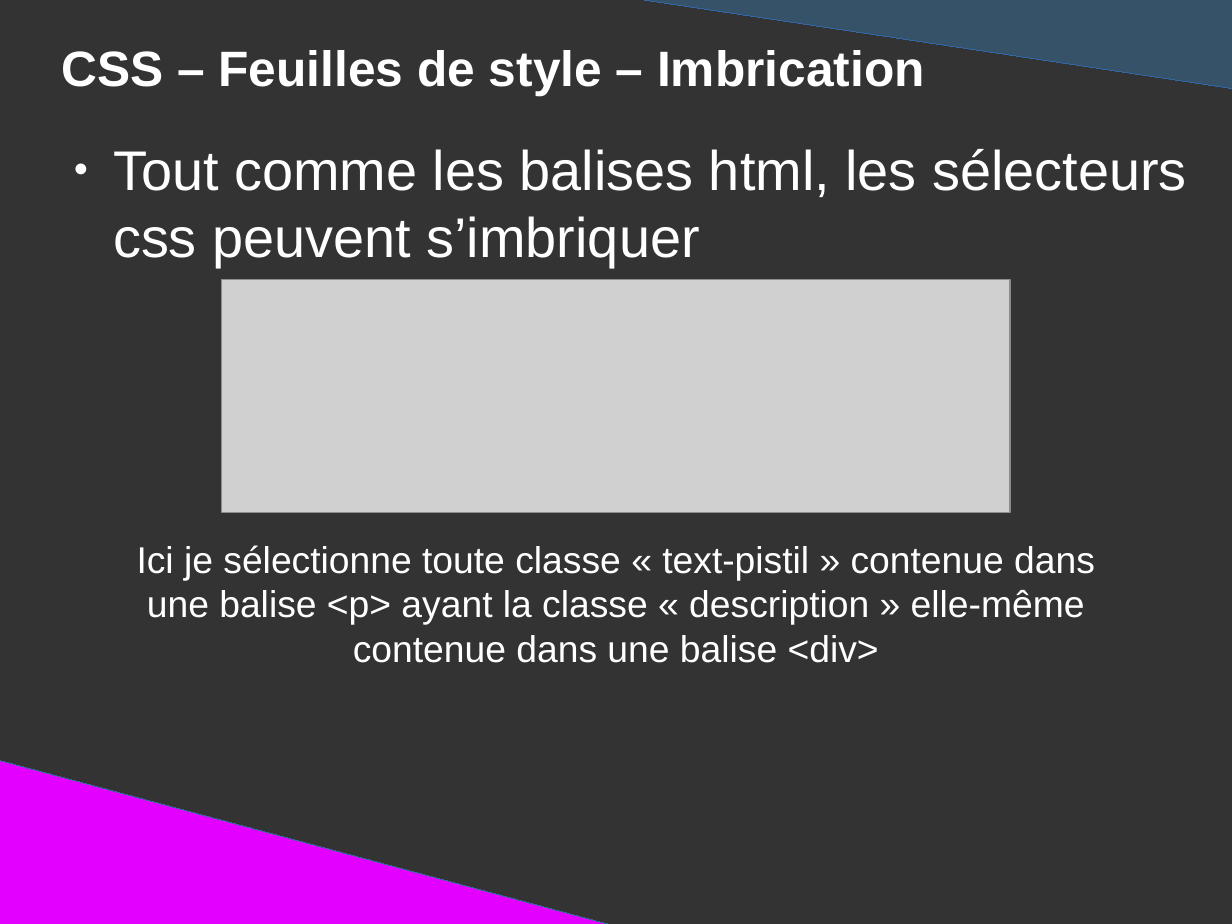
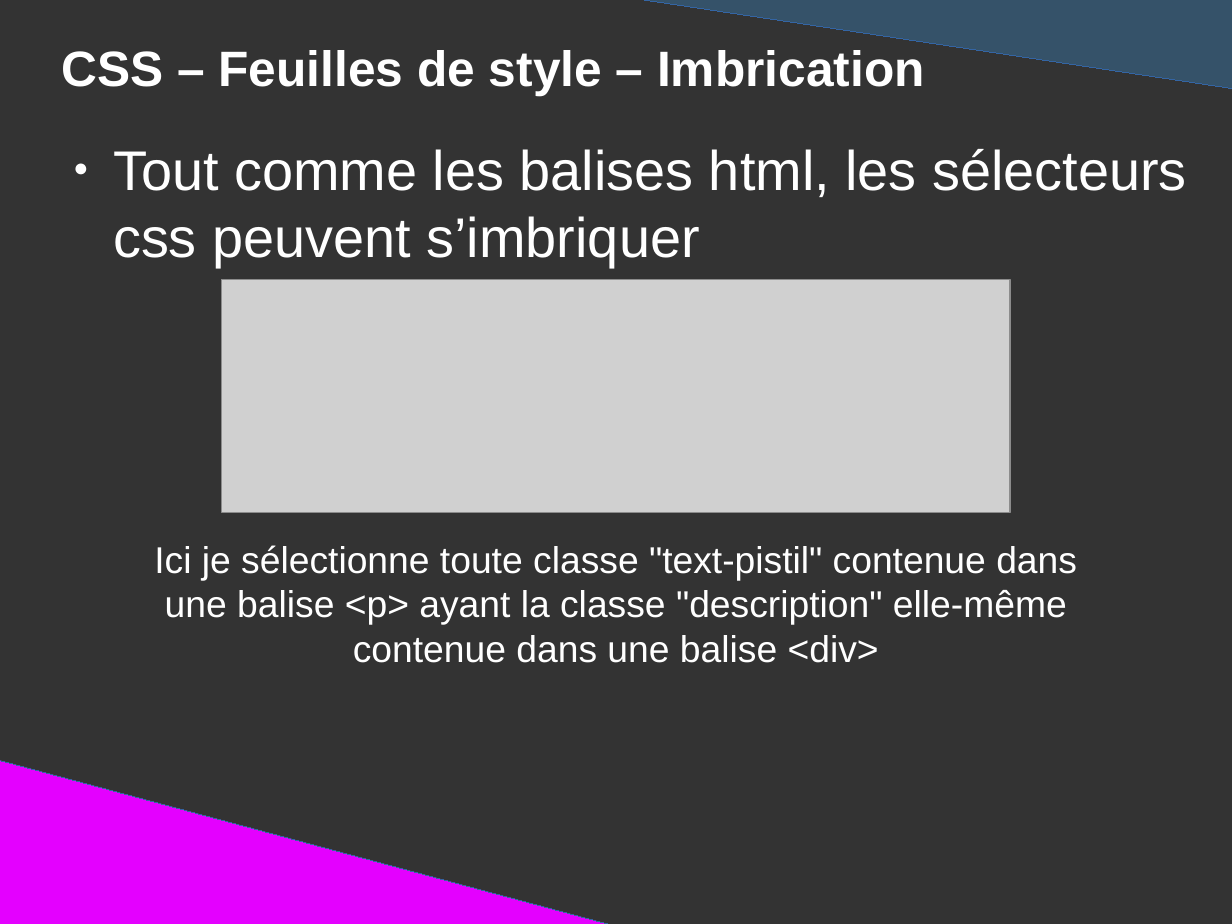
Before and after one commit to DanYellow/presentations, a slide deck: slide 94 of mmi/html/travaux-pratiques/numero-1/presentation.odp (slide 83 before the commit). Drawn at 1232x924 pixels with LibreOffice and Linux fonts; fonts in the diff are those of the drawing; grey boxes stand for pictures. Boxes give left, top, right and bottom in pixels: in the first picture for what was removed or moved away, otherwise in the second. Text is boxed around its words. In the diff, an @@ line names an element or a change of style, - is before the commit and + after.

```diff
--- a/mmi/html/travaux-pratiques/numero-1/presentation.odp
+++ b/mmi/html/travaux-pratiques/numero-1/presentation.odp
@@ title at (154,545,1077,663): text changed @@
-Ici je sélectionne toute classe « text-pistil » contenue dans une balise <p> ayant la classe « description » elle-même contenue dans une balise <div>
+Ici je sélectionne toute classe "text-pistil" contenue dans une balise <p> ayant la classe "description" elle-même contenue dans une balise <div>
```
Also in this commit, not shown: 6 other slides changed, 12 slides added, 2 slides removed, 4 other files.
